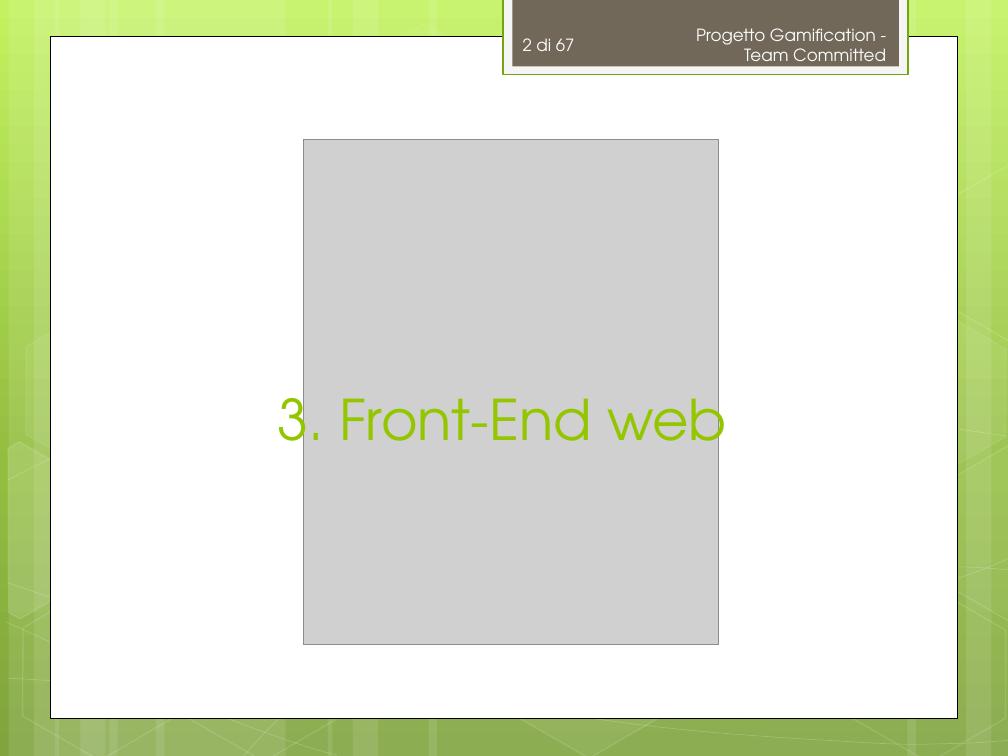
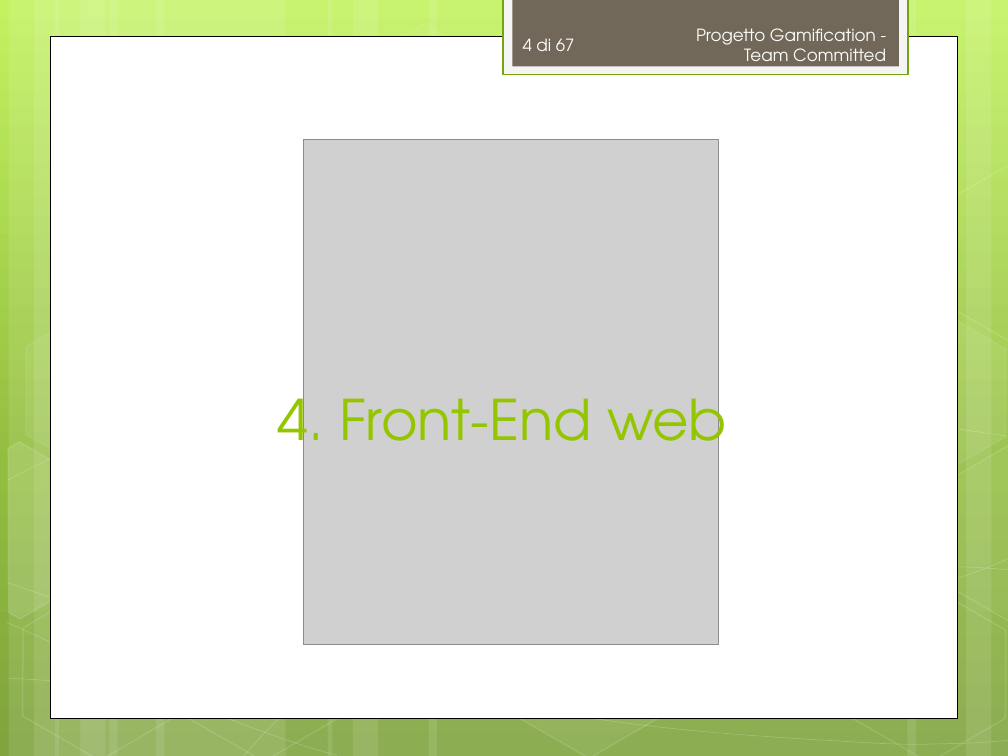
Before and after one commit to TeamCommitted/Team-Committed---Documenti, a slide deck: slide 4 of RP/Esterni/Presentazione/RP-Presentazione.pptx (slide 2 before the commit). Drawn at 1008x756 pixels with LibreOffice and Linux fonts; fonts in the diff are those of the drawing; grey boxes stand for pictures. Boxes give left, top, right and bottom in pixels: in the first picture for what was removed or moved away, otherwise in the second. Text is boxed around its words. In the diff, an @@ line names an element or a change of style, - is before the commit and + after.

```diff
--- a/RP/Esterni/Presentazione/RP-Presentazione.pptx
+++ b/RP/Esterni/Presentazione/RP-Presentazione.pptx
@@ page number at bbox=[523, 38, 575, 51]: text changed @@
-2 di 67
+4 di 67
@@ title at bbox=[277, 381, 727, 465]: text changed @@
-3. Front-End web
+4. Front-End web
```
Also in this commit, not shown: 12 slides added.
